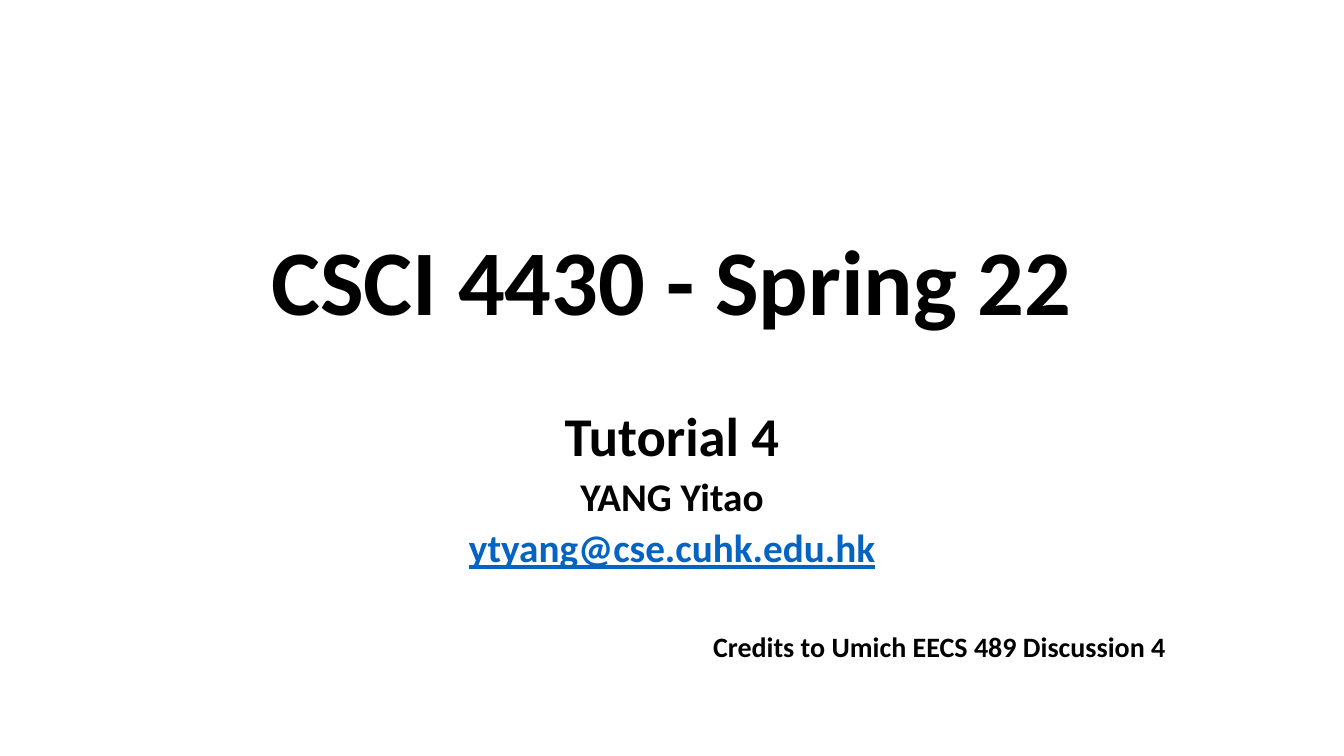
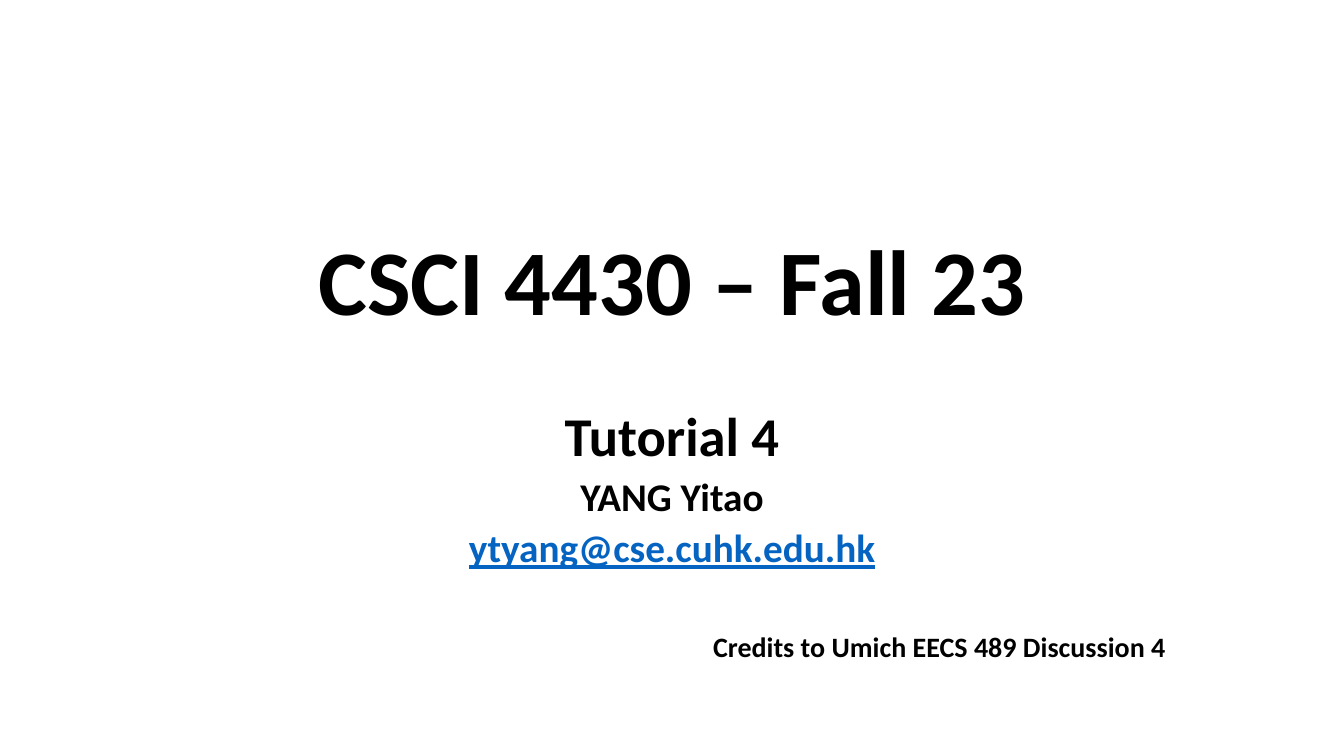
Before and after one commit to henryhxu/CSCI4430-ESTR4120, a slide deck: slide 1 of tutorial/T04/tut04.pptx. Drawn at 1344x756 pixels with LibreOffice and Linux fonts; fonts in the diff are those of the drawing; background and template pictures are left out. Boxes give left, top, right and bottom in pixels: in the first picture for what was removed or moved away, otherwise in the second. Text is boxed around its words. In the diff, an @@ line names an element or a change of style, - is before the commit and + after.

Commit message:
yyt: update tut04 slides

```diff
--- a/tutorial/T04/tut04.pptx
+++ b/tutorial/T04/tut04.pptx
@@ title at (318,250,1024,316): text changed @@
-CSCI 4430 - Spring 22
+CSCI 4430 – Fall 23
```
